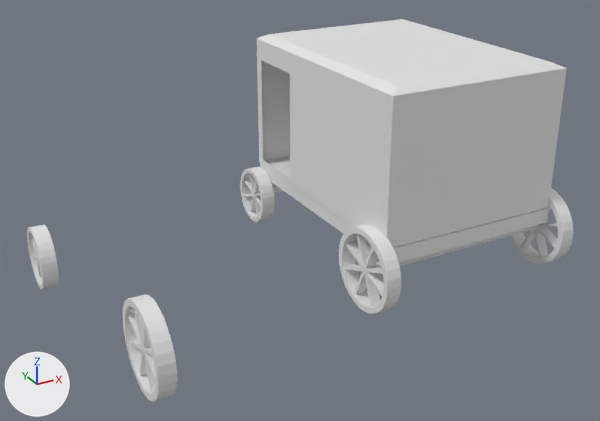
Before and after pictures for a commit that changed the glTF model src/buggy/Buggy.glb.
Both versions are drawn from a 50 mm camera at (-13.86, -11.77, 7.52) aimed at (-7.14, 0.45, 1.41). The lights are fixed; the arrows at lower left show +X, +Y and +Z. Where no turn or scale is listed for an object, it has been applied to the vertices.
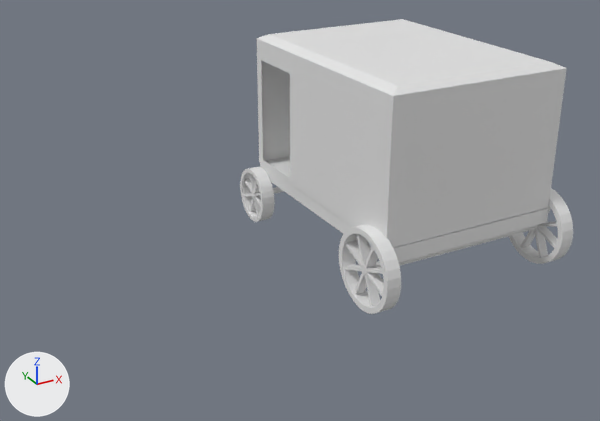
What changed in the scene script:
```text
Remove ob_cylinder_005:
    ob_cylinder_005 = bpy.data.objects.new('Cylinder.005', me_cylinder_021)
    ob_cylinder_005.location = (-10.81, -1.62, 0.79)
Remove ob_cylinder_006:
    ob_cylinder_006 = bpy.data.objects.new('Cylinder.006', me_cylinder_022)
    ob_cylinder_006.location = (-11.41, 2.47, 0.61)
```

Boxes [x1, y1, x2, y2] around the edits, measured in the pictures (600 x 421 px):
'Cylinder.005', deleted
    before: [122, 294, 177, 402]
'Cylinder.006', deleted
    before: [27, 225, 59, 290]
